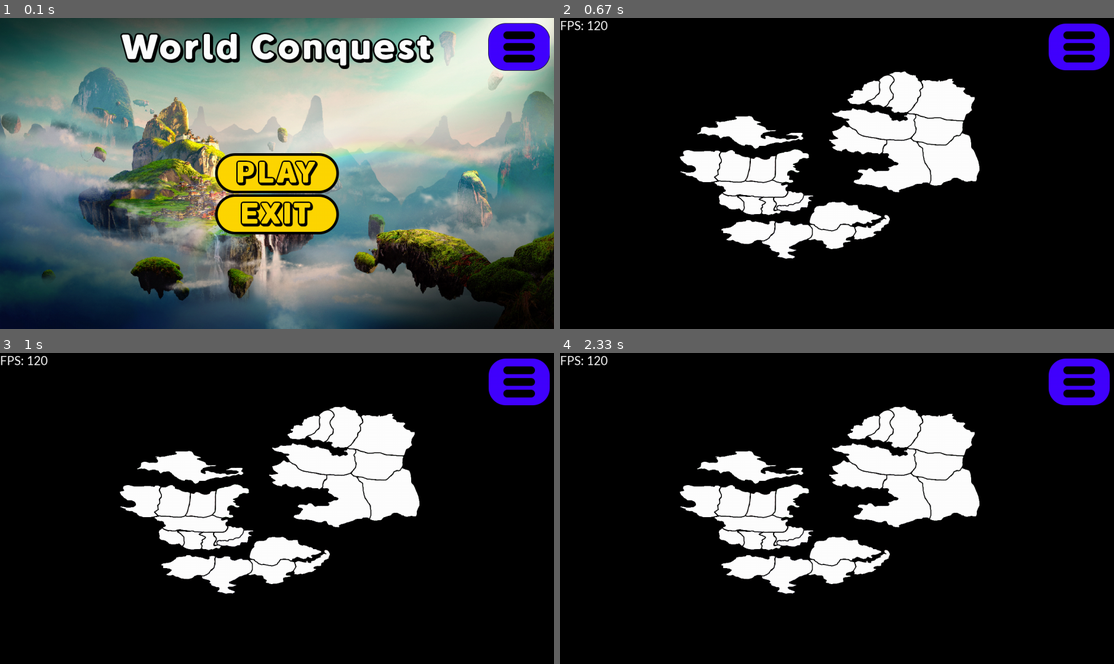
Above: before the commit, frames 1-4 (two rows, left to right).
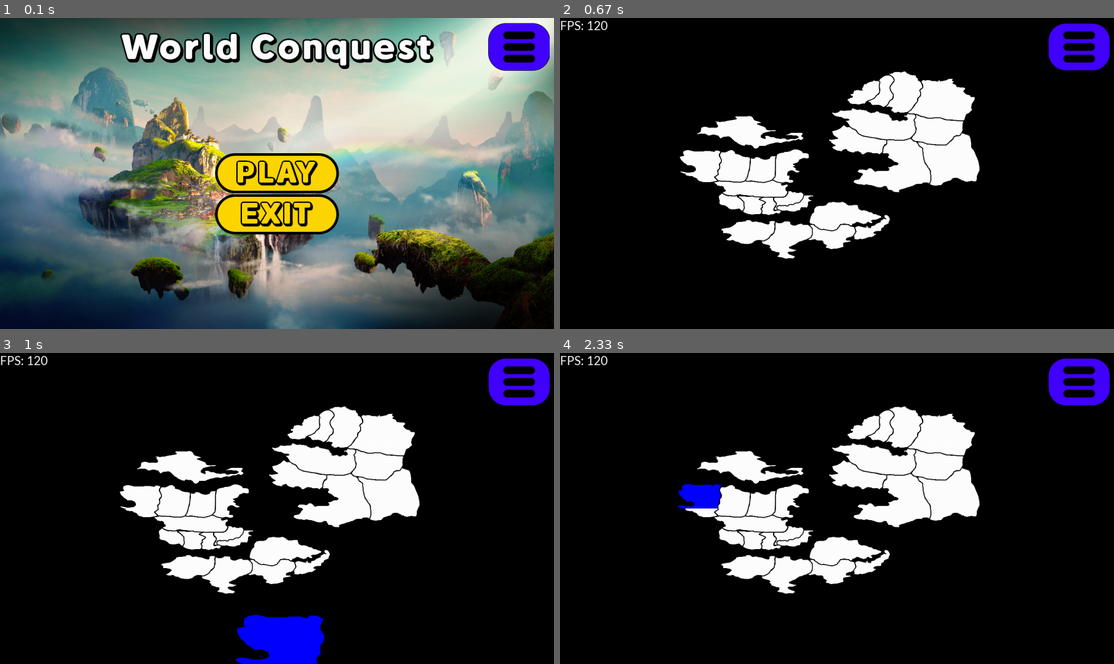
Above: after the commit, the same moments.

Repository: SWE2024/project-pygame
Game: pygame game, started from main.py
Two runs of this game, one before a commit and one after it. Both use one fixed random seed, a clock stepped at 60 frames per second and the inputs below.
Inputs (mouse positions are in pixels of both pictures, inside the frame that each line leads up to):
- Up to frame 1 (0.1 s): no input
- Up to frame 2 (0.67 s): click (837, 173) at 0.38 s
- Up to frame 3 (1 s): click (144, 511) at 0.72 s
- Up to frame 4 (2.33 s): tap F at 2 s

Frames 1-2 are identical in both runs. In frame 3, 2.1% of the frame differs, in the area x 42-59%, y 83-100%; in frame 4, 0.5%.

Commit message:
recolor is now working in fullscreen

Diff:
--- a/main.py
+++ b/main.py
@@ -31,6 +31,14 @@
     for country in list_of_countries:
         country.set_image(new_width, new_height)
         screen.blit(country.get_image(), (0, 0))
+
+def fill(surface, color, width, height):
+    for x in range(width):
+        for y in range(height):
+            a = surface.get_at((x, y))[3]
+            if a > 0:
+                surface.set_at((x, y), pygame.Color(color))
+    return surface
 
 # choose here whether to start in resizable or full screen
 screen = pygame.display.set_mode((display_width, display_height), pygame.FULLSCREEN, vsync=0)
@@ -61,6 +69,7 @@
     mask = None # the clickable area
     no_of_troops = 0
     owner = None # references the Player class that owns the country
+    colour = None
 
     def __init__(self, id, name, image, owner):
         self.id = id
@@ -69,6 +78,7 @@
         self.new_image = image
         self.mask = pygame.mask.from_surface(self.image)
         self.owner = owner
+        self.colour = pygame.color.Color(255, 255, 255, 255)
 
     def get_name(self):
         return self.name
@@ -98,6 +108,14 @@
 
     def set_troops(self, new_total):
         self.no_of_troops = new_total
+
+    def get_colour(self):
+        return self.colour
+
+    def set_colour(self, colour, width, height):
+        self.new_image = fill(self.image, colour, width, height)
+        self.colour = colour
+        return self.new_image
 
 class Player:
     id = 0
@@ -169,7 +187,7 @@
 list_of_players = []
 
 # adding all players
-player = Player(0, 'LewisRye', Colour.RED)
+player = Player(0, 'user1', Colour.BLUE)
 list_of_players.append(player)
 
 # adding all countries
@@ -423,7 +441,10 @@
                     try:
                         for country in list_of_countries:
                             if country.get_mask().get_at((event.pos[0], event.pos[1])):
-                                print(f'{player.get_username()} has painted {country.get_name()} {player.get_colour()}')
+                                print(f'{player.get_username()} has painted {country.get_name()} {player.get_colour().value}')
+                                country.set_colour(player.get_colour().value, screen.get_width(), screen.get_height())
+                                screen.blit(country.get_image(), (0, 0))
+                                # pygame.display.flip()
                                 # todo: make it change colour and update the game logic
                                 break
                     except IndexError:
